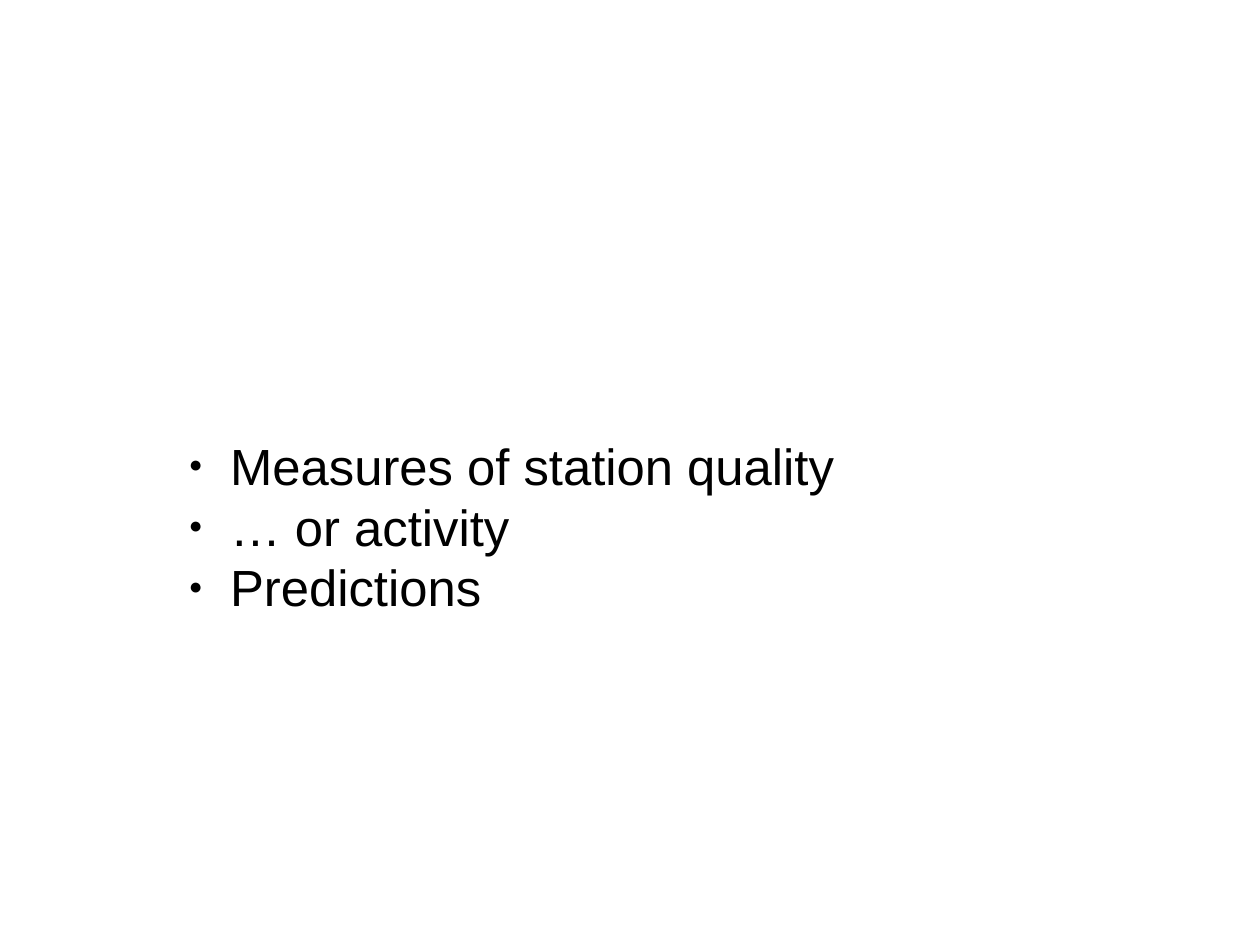
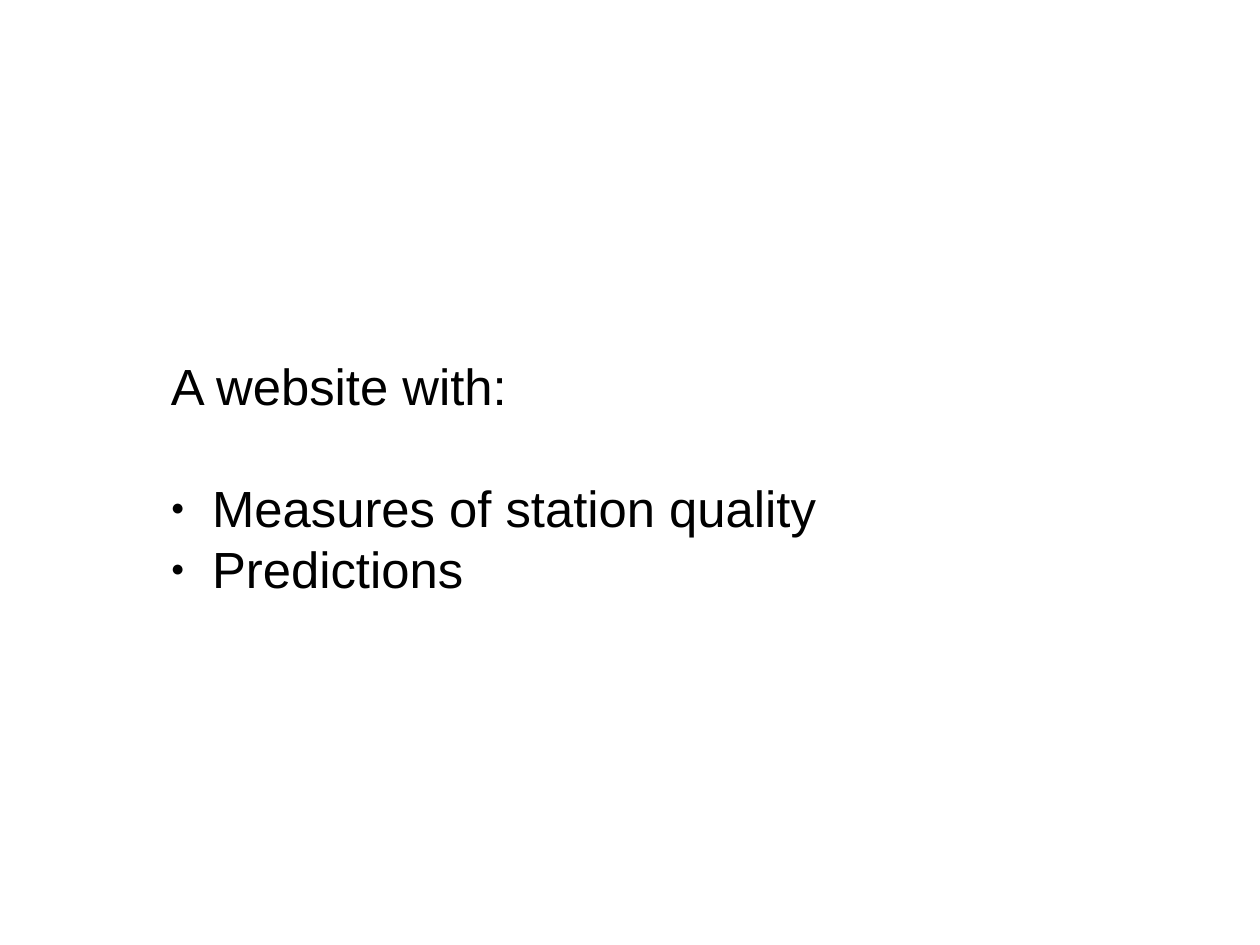
Before and after one commit to jvns/talks, a slide deck: slide 16 of odx13/slides.odp. Drawn at 1260x945 pixels with LibreOffice and Linux fonts; fonts in the diff are those of the drawing; background and template pictures are left out. Boxes give left, top, right and bottom in pixels: in the first picture for what was removed or moved away, otherwise in the second. Text is boxed around its words. In the diff, an @@ line names an element or a change of style, - is before the commit and + after.

```diff
--- a/odx13/slides.odp
+++ b/odx13/slides.odp
@@ subtitle "A website with:" moved from (x1=230, y1=448, x2=834, y2=607) to (x1=171, y1=368, x2=816, y2=589) @@
@@ subtitle at (x1=171, y1=368, x2=506, y2=406): paragraph added @@
+A website with:
@@ subtitle at (x1=295, y1=509, x2=509, y2=556): paragraph removed @@
-● … or activity
```
Also in this commit, not shown: 1 other slide changed, 1 slide added, 1 slide removed.
